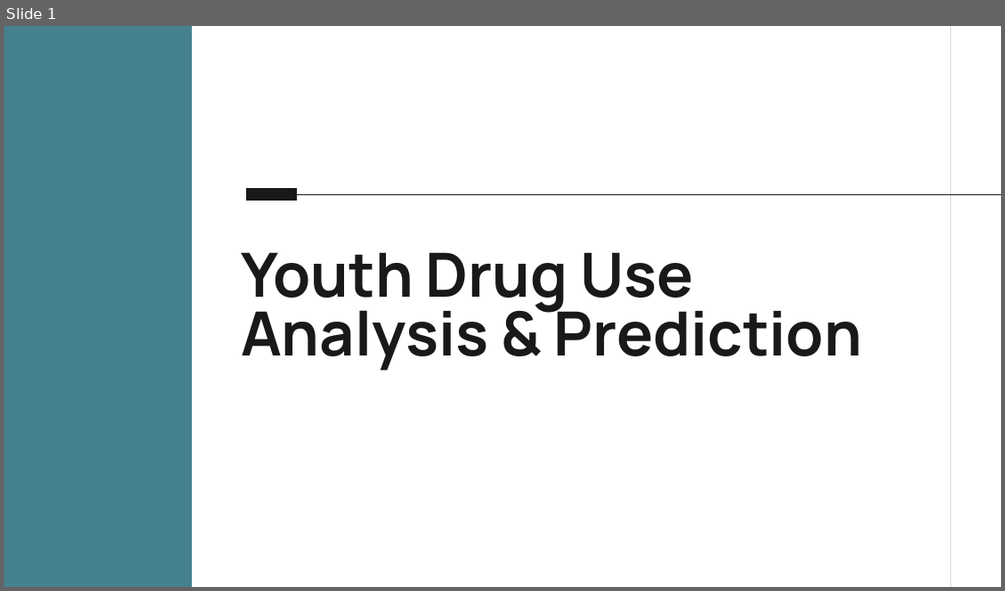
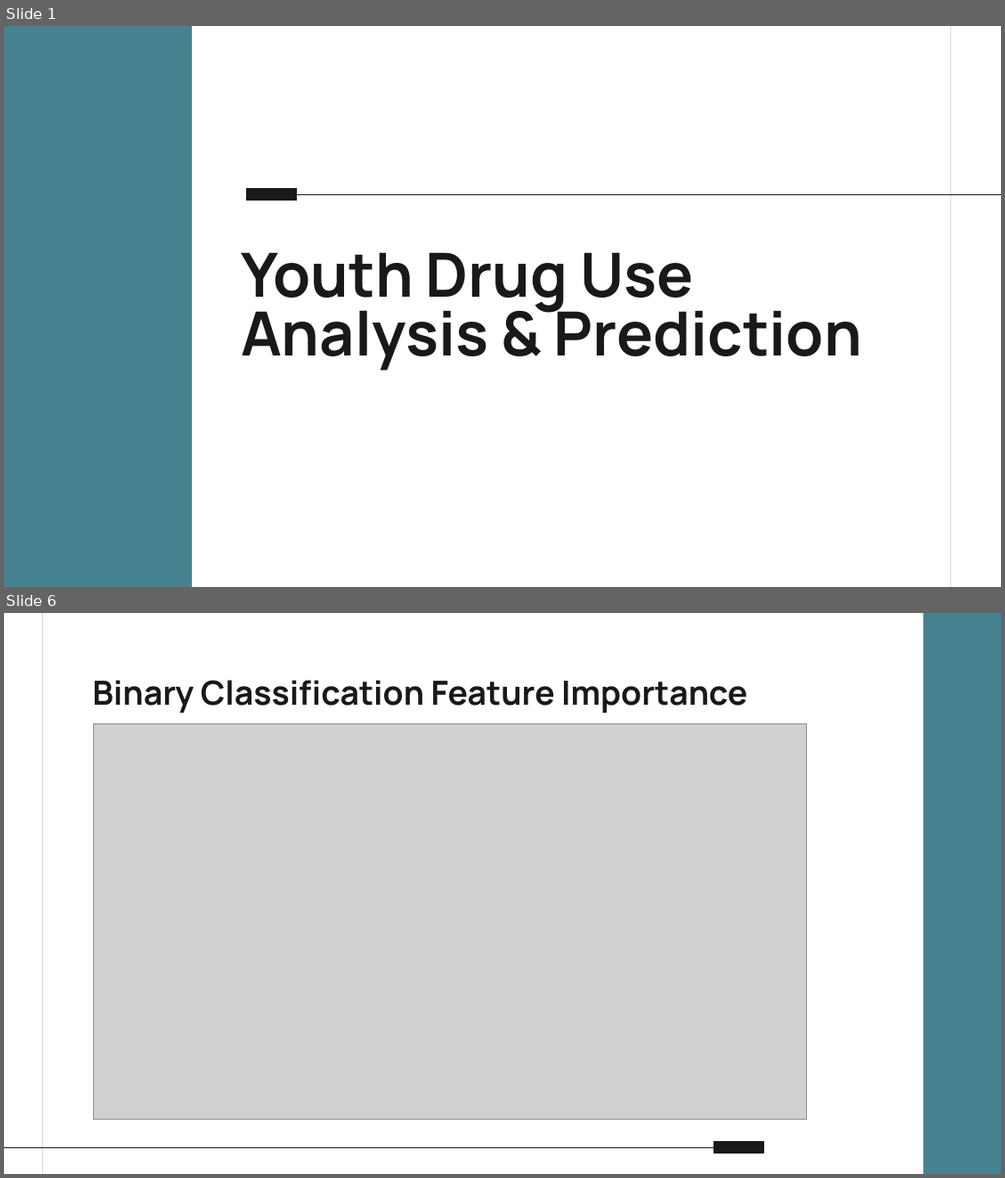
Before and after one commit to Sowjanya2502/Youth-Marijuana-Use-Analysis-and-Prediction, a slide deck: Youth_marijuana_use_analysis.pptx. Shown one above the other, each under a label of ours: slide 1 before the commit, slides 1 and 6 after it; the slides between them are not shown. The pictures are 1005x591 and 1005x1178 pixels, drawn with LibreOffice and Linux fonts; fonts in the diff are those of the drawing; grey boxes stand for pictures. Boxes give left, top, right and bottom in pixels: in the first picture for what was removed or moved away, otherwise in the second. Text is boxed around its words. In the diff, an @@ line names an element or a change of style, - is before the commit and + after.

```diff
--- a/Youth_marijuana_use_analysis.pptx
+++ b/Youth_marijuana_use_analysis.pptx
@@ slide 6 added at (4, 613, 1001, 1174), background #FFFFFF @@
@@ line added from (42, 613) to (42, 1174), #D9D9D9 0.75 pt @@
@@ rectangle added at (923, 613, 1001, 1173), fill #45818E @@
@@ title added at (92, 680, 747, 713), 24 pt, text #191919, bold @@
+Binary Classification Feature Importance
@@ picture added at (94, 723, 807, 1119) @@
@@ line added from (713, 1147) to (4, 1147), #191919 0.75 pt @@
@@ line added from (763, 1147) to (713, 1147), #191919 9 pt @@
```
Also in this commit, not shown: 6 slides changed, 2 other slides added, 1 slide removed, 1 other file.
